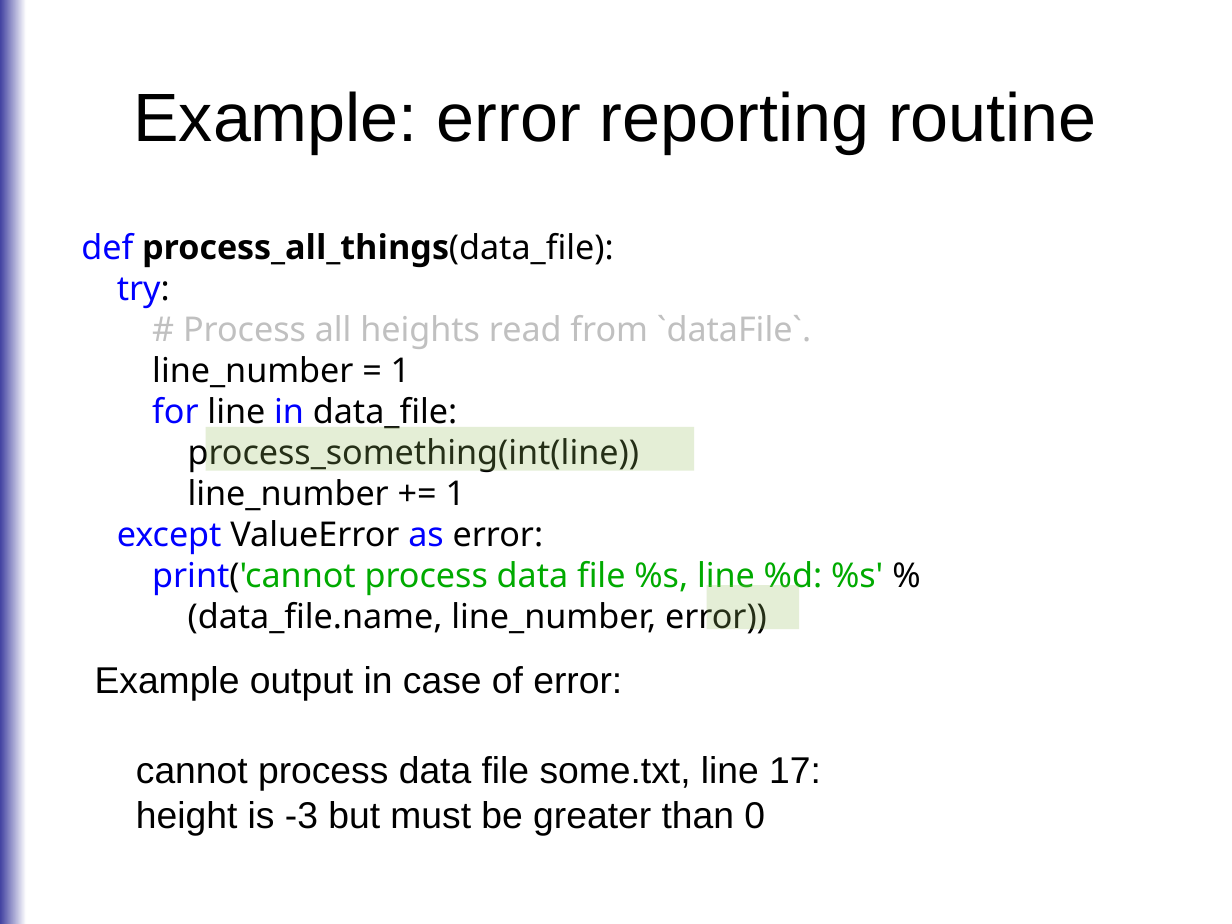
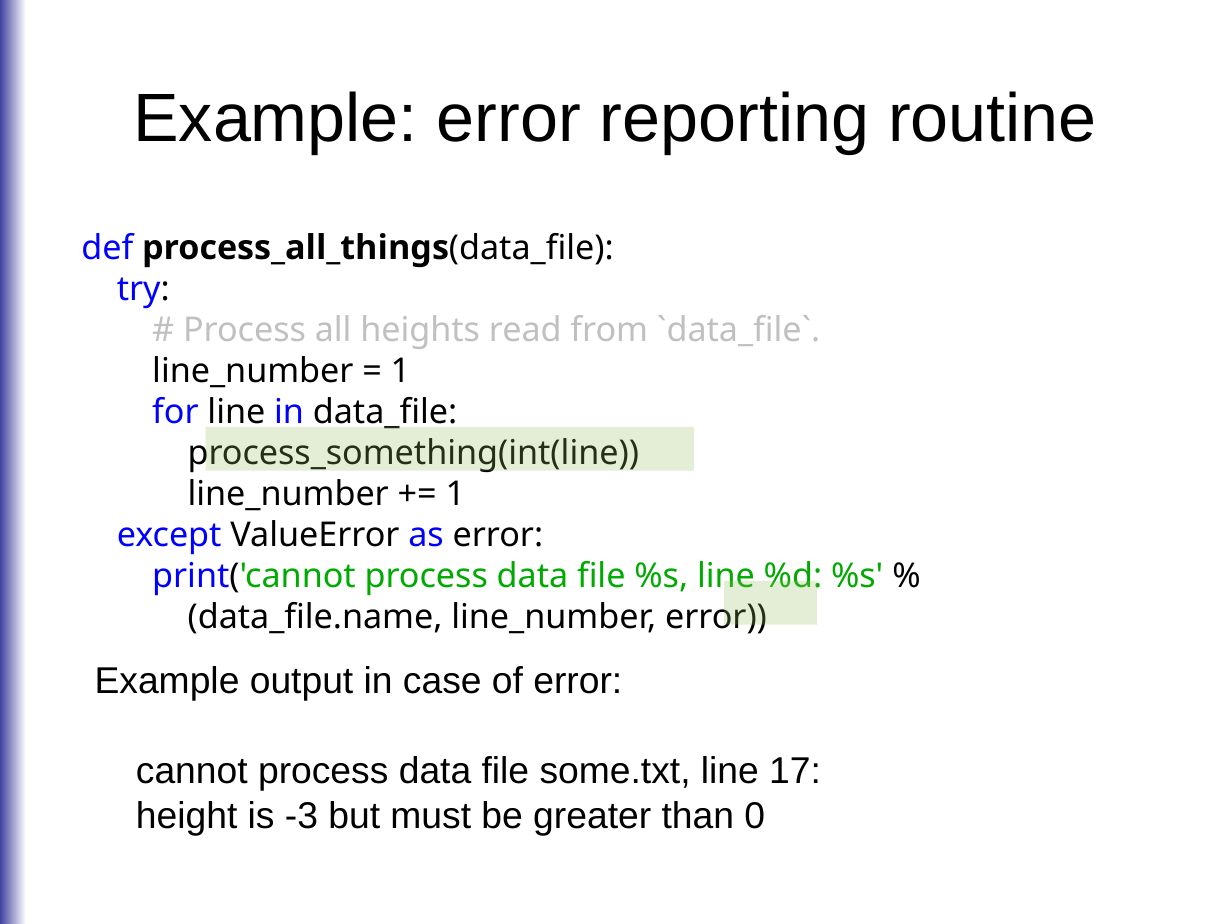
Before and after one commit to roskakori/talks, a slide deck: slide 44 of europython_2014/errorhandling/Solution oriented error handling.odp. Drawn at 1232x924 pixels with LibreOffice and Linux fonts; fonts in the diff are those of the drawing. Boxes give left, top, right and bottom in pixels: in the first picture for what was removed or moved away, otherwise in the second. Text is boxed around its words. In the diff, an @@ line names an element or a change of style, - is before the commit and + after.

Commit message:
Cleaned up spelling, formatting and untranslated German words.

```diff
--- a/europython_2014/errorhandling/Solution oriented error handling.odp
+++ b/europython_2014/errorhandling/Solution oriented error handling.odp
@@ text at [183,315,820,349]: text changed @@
-# Process all heights read from `dataFile`.
+# Process all heights read from `data_file`.
@@ rectangle: place and size @@
-rectangle at [707,586,799,629]
+rectangle at [724,581,817,625]
```
Also in this commit, not shown: 16 other slides changed.
